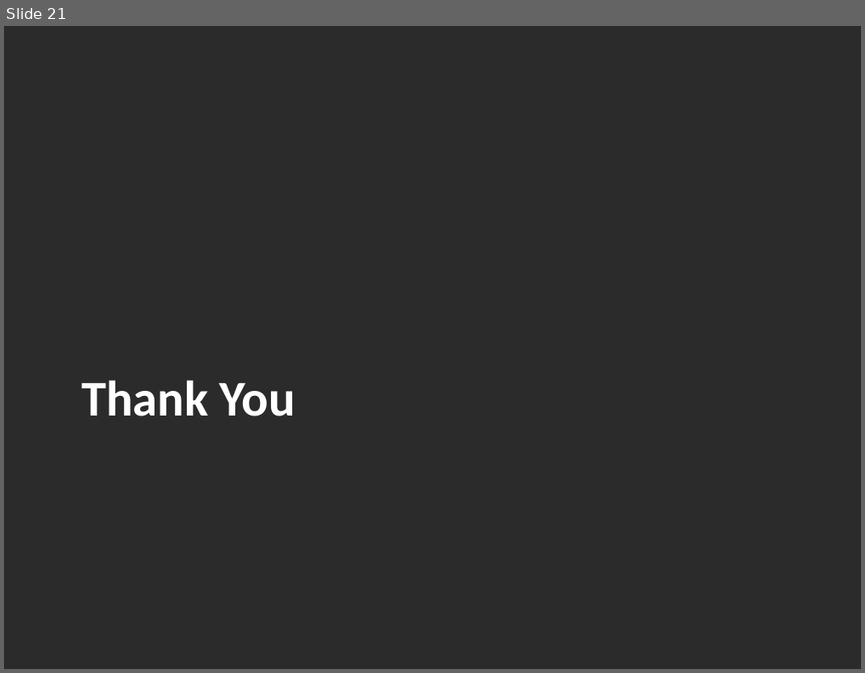
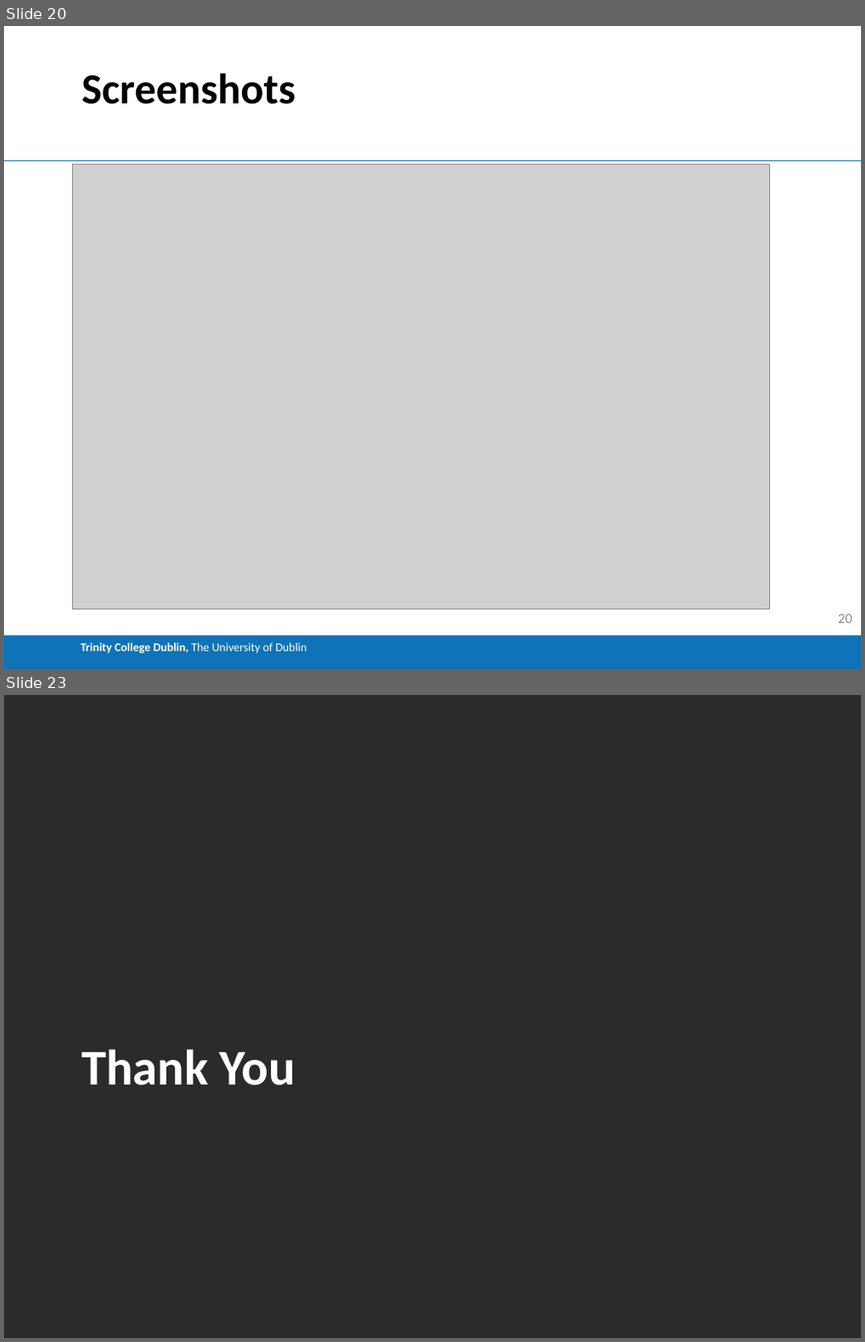
Before and after one commit to Buckley258/FYP, a slide deck: FYP_Demo.pptx. Shown one above the other, each under a label of ours: slide 21 before the commit, slides 20 and 23 after it; the slides between them are not shown. The pictures are 865x673 and 865x1342 pixels, drawn with LibreOffice and Linux fonts; fonts in the diff are those of the drawing; grey boxes stand for pictures; background and template pictures are left out; a plain dark background stands for a picture behind light text. Boxes give left, top, right and bottom in pixels: in the first picture for what was removed or moved away, otherwise in the second. Text is boxed around its words. In the diff, an @@ line names an element or a change of style, - is before the commit and + after.

```diff
--- a/FYP_Demo.pptx
+++ b/FYP_Demo.pptx
@@ slide 20 added at (4, 26, 861, 669), background #FFFFFF @@
@@ title added at (81, 73, 296, 104), 36 pt, text #000000, bold @@
+Screenshots
@@ line added from (4, 160) to (861, 160), #0E73B9 0.75 pt @@
@@ picture added at (73, 164, 770, 608) @@
@@ rectangle added at (4, 635, 861, 669), fill #0E73B9, 10 pt, text #FFFFFF, bold @@
+Trinity College Dublin, The University of Dublin
@@ page number added at (838, 613, 852, 623), 12 pt, text #8C8C8C @@
+20
@@ what was slide 21 is now slide 23 @@
```
Also in this commit, not shown: 17 slides changed, 3 other slides added, 3 slides removed, 2 other files.
